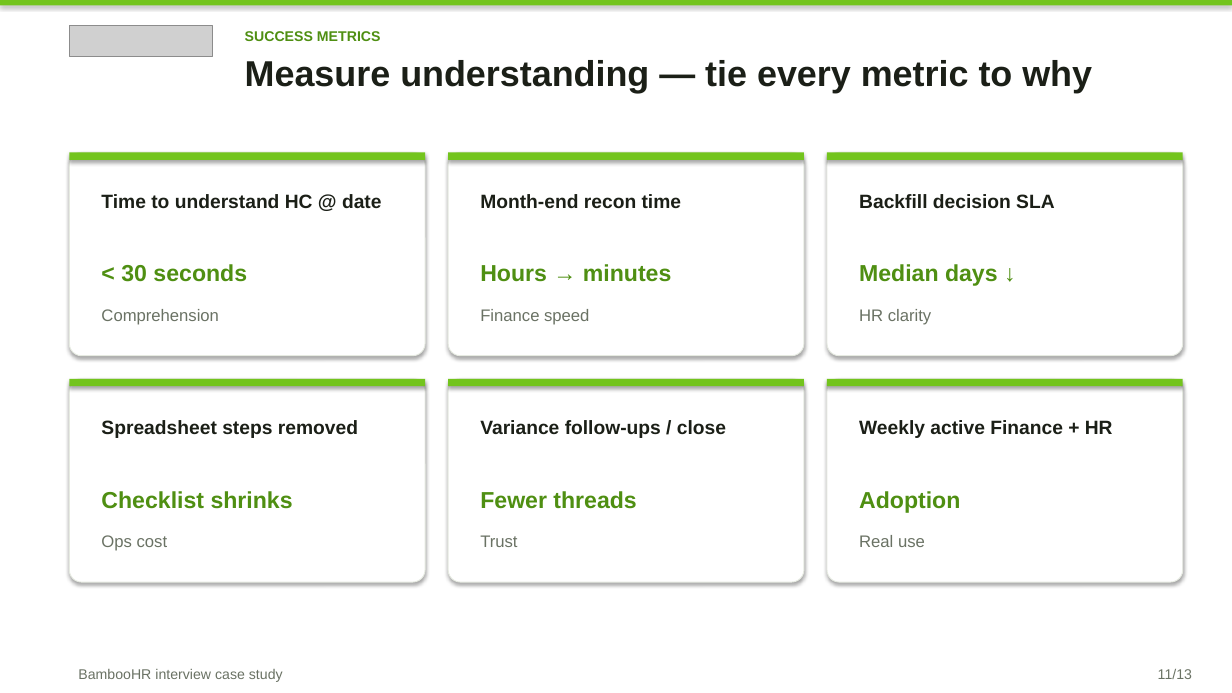
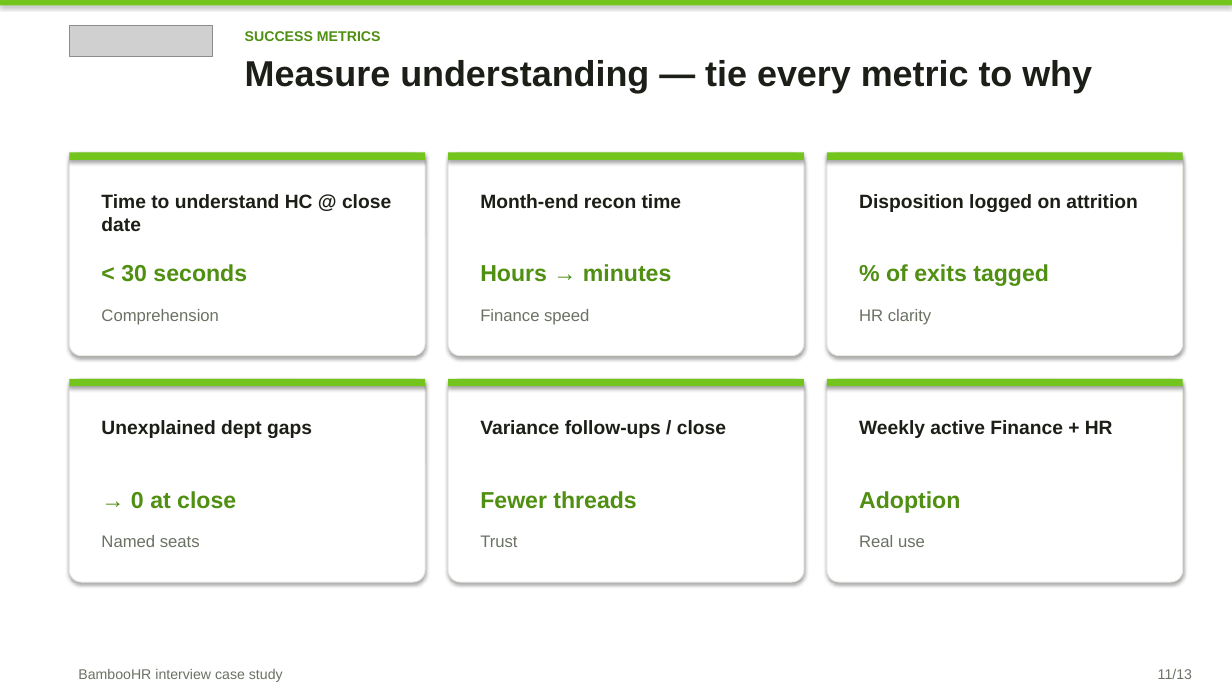
Before and after one commit to Brigdawg/Headcount-Reconciliation, a slide deck: slide 11 of deck/Headcount_Control_Tower_Case_Study.pptx. Drawn at 1232x693 pixels with LibreOffice and Linux fonts; fonts in the diff are those of the drawing; grey boxes stand for pictures. Boxes give left, top, right and bottom in pixels: in the first picture for what was removed or moved away, otherwise in the second. Text is boxed around its words. In the diff, an @@ line names an element or a change of style, - is before the commit and + after.

Commit message:
Incorporate Finance partner feedback into prototype and deck.
Name missing seats and as-of dates, add not-backfilling and pivot dispositions, drop contractors, and lead with the variance story for Finance and HR.

```diff
--- a/deck/Headcount_Control_Tower_Case_Study.pptx
+++ b/deck/Headcount_Control_Tower_Case_Study.pptx
@@ text at <box>101,194,391,231</box>: text changed @@
-Time to understand HC @ date
+Time to understand HC @ close date
@@ text at <box>859,194,1138,212</box>: text changed @@
-Backfill decision SLA
+Disposition logged on attrition
@@ text at <box>886,264,1049,286</box>: text changed @@
-Median days ↓
+% of exits tagged
@@ text at <box>101,420,312,438</box>: text changed @@
-Spreadsheet steps removed
+Unexplained dept gaps
@@ text at <box>131,491,236,509</box>: text changed @@
-Checklist shrinks
+→ 0 at close
@@ text at <box>101,535,200,547</box>: text changed @@
-Ops cost
+Named seats
```
Also in this commit, not shown: 6 other slides changed, 5 other files.
